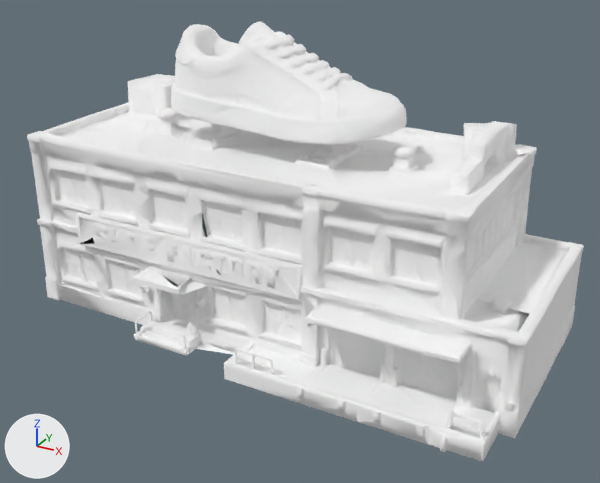
A saved change to the glTF model models/props/shoe_factory.glb.
Before and after are seen from a camera (50 mm lens) standing at (20.2, -35.6, 22.8) and looking at (1.0, -0.8, 5.3). Every picture has the same lights, and +X, +Y and +Z are marked at lower left. The first picture is the older version.

Objects in the first picture: 'output_unwrapped'.
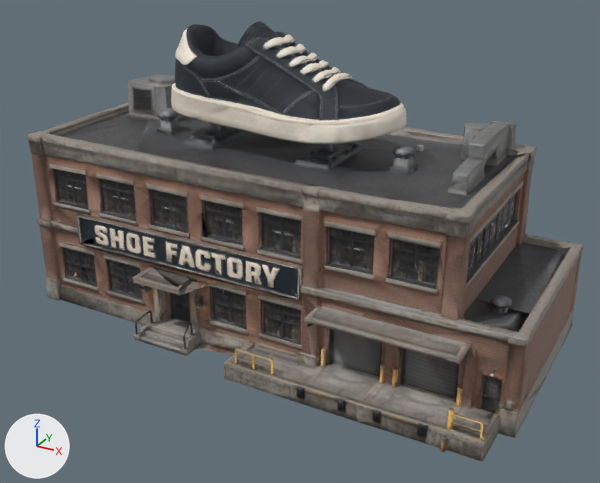
Pixel boxes (x1, y1, x2, y2) of what changed, in the pictures (600 x 483 px):
'output_unwrapped', surface changed (white to grey): (27, 21, 584, 461) in both

Patch to the scene script:
```diff
--- a/models/props/shoe_factory.glb.py
+++ b/models/props/shoe_factory.glb.py
@@ img_normal @@
+img_normal = load_image('normal', '_unpacked/normal', 1024, 1024, 'Non-Color')
@@ img_texture_0 @@
+img_texture_0 = load_image('texture_0', '_unpacked/texture_0', 2048, 2048, 'sRGB')
@@ img_texture_0_metallic_roughness @@
+img_texture_0_metallic_roughness = load_image('texture_0_metallic_roughness', '_unpacked/texture_0_metallic_roughness', 512, 512, 'Non-Color')
@@ mat_bakedmaterial @@
 mat_bakedmaterial = bpy.data.materials.new('BakedMaterial')
-# nodes: BsdfPrincipled, OutputMaterial
-# colours: white #ffffff
+# nodes: BsdfPrincipled, NormalMap, OutputMaterial, SeparateColor, TexImage x3
+# uses the picture img_normal
+# uses the picture img_texture_0
+# uses the picture img_texture_0_metallic_roughness
```
